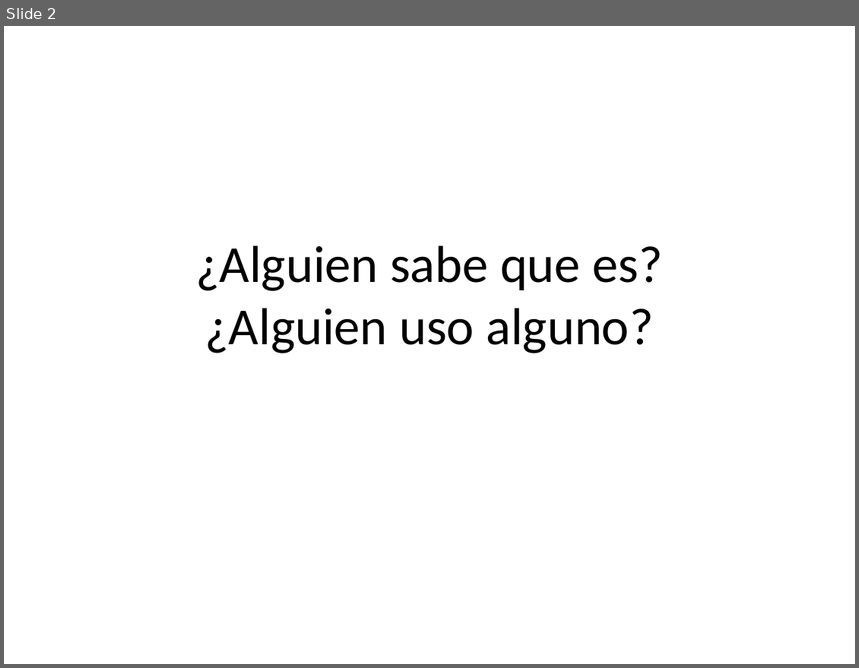
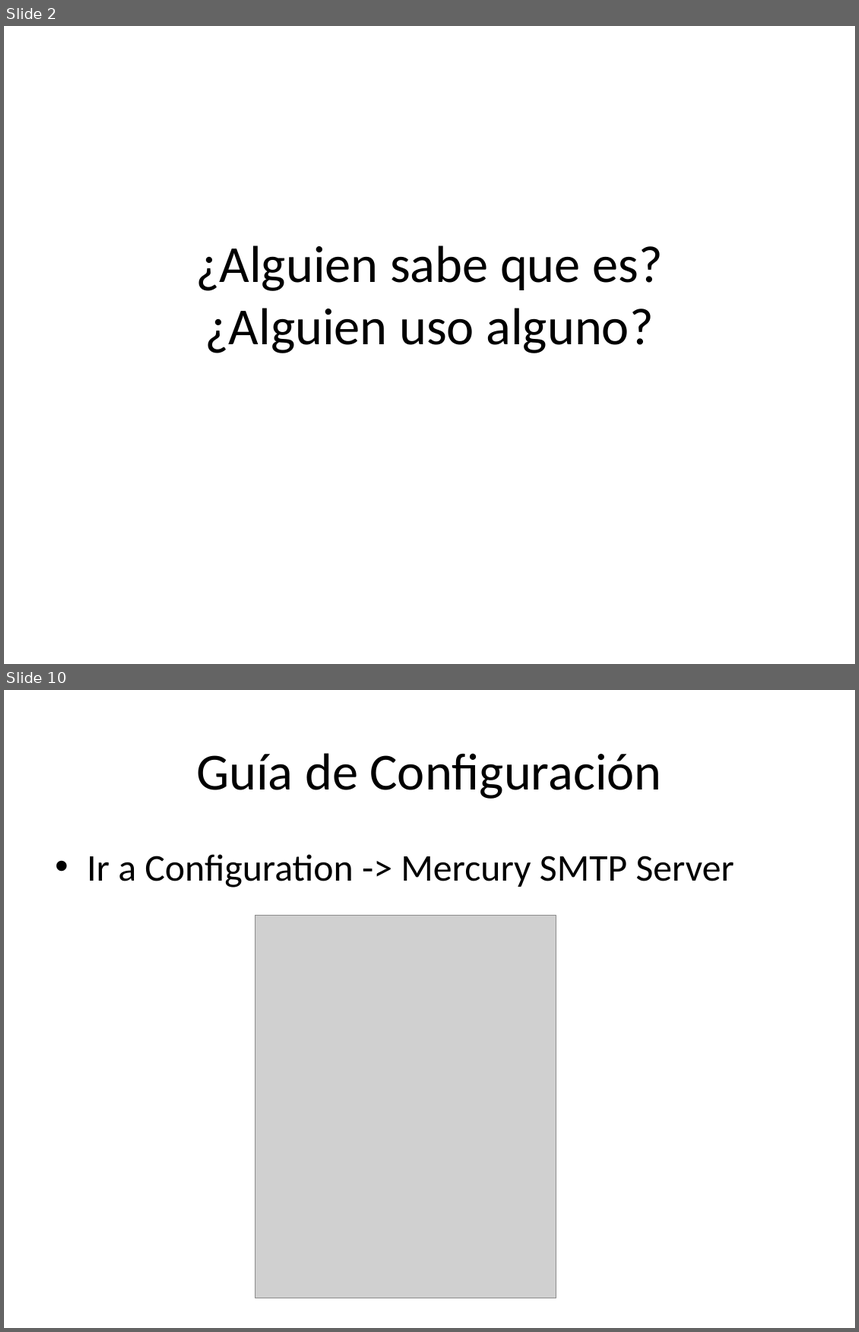
Before and after one commit to Unicen-Tuari/ProgramacionWeb2-2012, a slide deck: Clases/SMTP Server/Configuracion de un SMTP.pptx. Shown one above the other, each under a label of ours: slide 2 before the commit, slides 2 and 10 after it; the slides between them are not shown. The pictures are 859x668 and 859x1332 pixels, drawn with LibreOffice and Linux fonts; fonts in the diff are those of the drawing; grey boxes stand for pictures. Boxes give left, top, right and bottom in pixels: in the first picture for what was removed or moved away, otherwise in the second. Text is boxed around its words. In the diff, an @@ line names an element or a change of style, - is before the commit and + after.

Commit message:
Update Presetnacion Configuracion de un SMTP server

```diff
--- a/Clases/SMTP Server/Configuracion de un SMTP.pptx
+++ b/Clases/SMTP Server/Configuracion de un SMTP.pptx
@@ slide 10 added at (4, 690, 855, 1328), background #FFFFFF @@
@@ title added at (196, 753, 662, 799), 44 pt, text #000000 @@
+Guía de Configuración
@@ text added at (87, 854, 735, 888), 32 pt, text #000000 @@
+• Ir a Configuration -> Mercury SMTP Server
@@ picture added at (255, 916, 556, 1299) @@
```
Also in this commit, not shown: 1 slide changed, 19 other slides added, 33 slides removed, 1 other file.
